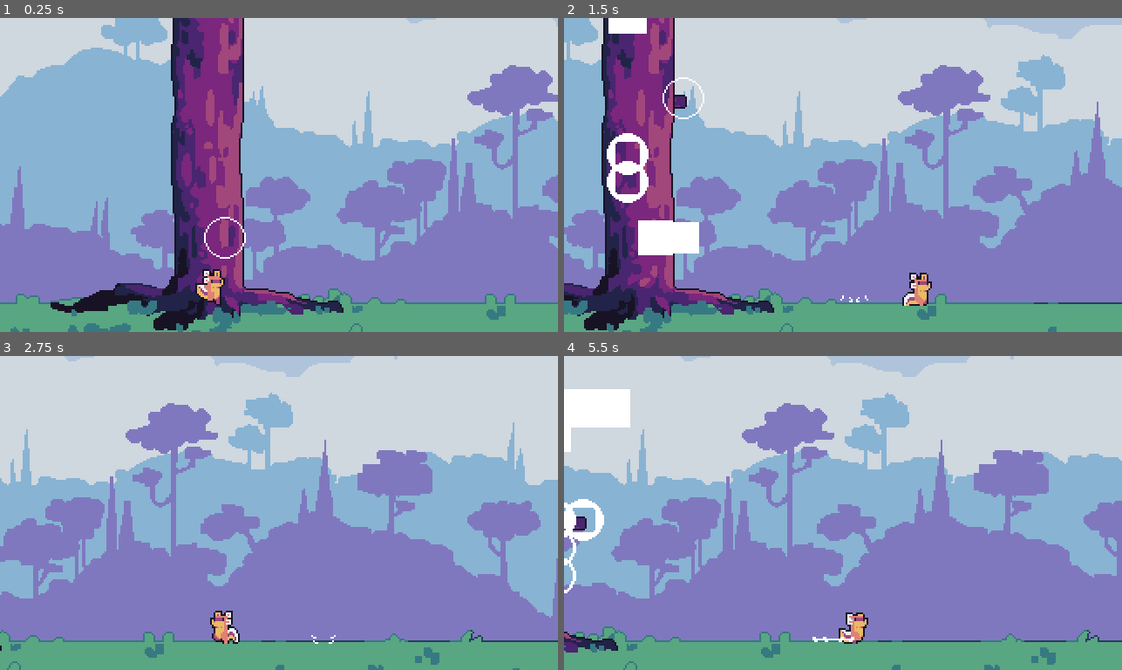
Above: before the commit, frames 1-4 (two rows, left to right).
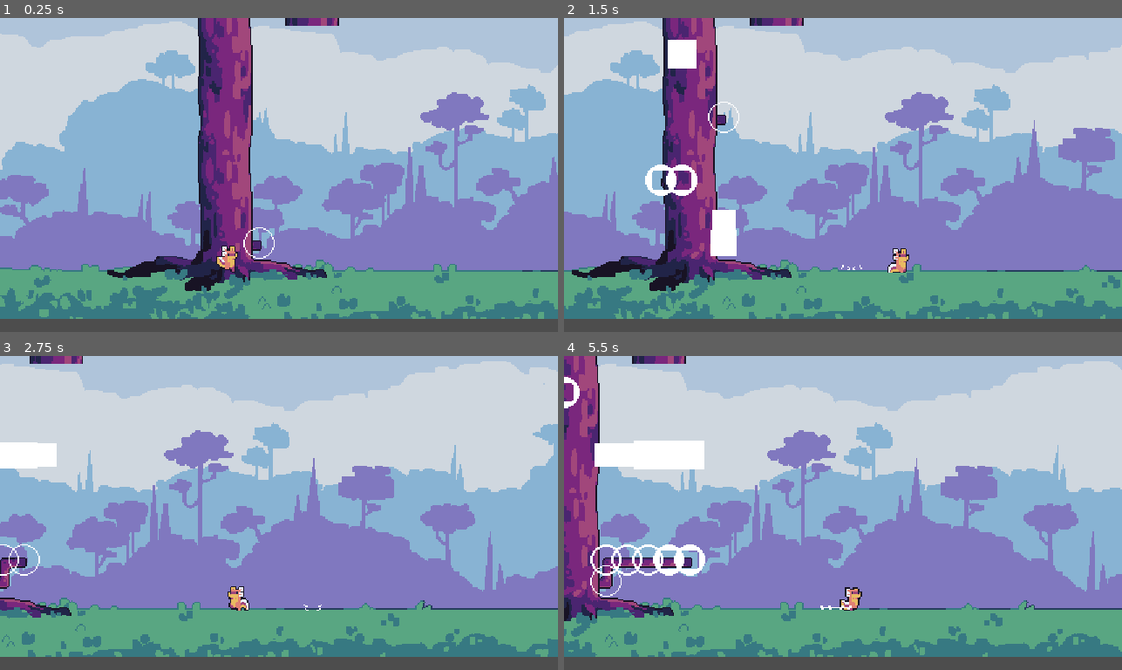
Above: after the commit, the same moments.

Repository: KralikoGames/LudumDare2022
Game: Godot game, scene res://LevelTwo.tscn
The game is run twice, just before and just after one commit, with the same random seed, the same clock (stepped at 60 frames per second) and the same inputs.
Inputs:
- Up to frame 1 (0.25 s): no input
- Up to frame 2 (1.5 s): tap Enter (ui_accept) at 0.5, 0.77 s; hold Right (ui_right) from 0.53 s (still down)
- Up to frame 3 (2.75 s): tap Enter (ui_accept) at 1.52 s; release Right (ui_right) at 2.03 s; hold Left (ui_left) from 2.03 s (still down)
- Up to frame 4 (5.5 s): release Left (ui_left) at 2.78 s; hold Right (ui_right) 2.78-4.28 s; tap Enter (ui_accept) at 3.02, 3.77, 4.52 s; hold Left (ui_left) 4.28-5.03 s; hold Right (ui_right) from 5.03 s (still down)

The runs differ from the first frame. In frame 1, 55% of the frame differs, in the area x 0-100%, y 0-100%; in frame 2, 57%; in frame 3, 47%; in frame 4, 52%.

Commit message:
Working on fruits and new game

Diff:
--- a/AlexFullGrowth.gd
+++ b/AlexFullGrowth.gd
@@ -9,23 +9,34 @@
 
 @onready var grow_pop = preload("res://Scenes/GrowPop.tscn")
 @onready var fruit = preload("res://Scenes/Fruit.tscn")
+@onready var chungus_fruit = preload("res://Scenes/ChungusFruit.tscn")
+var all_cells = []
 
 func _ready():
+	grow_tree()
+#	await get_tree().create_timer(5).timeout
+#	clear_cells()
+
+
+func grow_tree():
 	var height_offset = (LEAF_SPACING-2)*BRANCH_NUMBER
 	for i in range(GROW_PHASES):
 		randomize()
-		run_grow(-1*height_offset*i)
+		run_grow_phase(-1*height_offset*i)
 		await get_tree().create_timer(10).timeout
+	# Grow Chungus
+	await get_tree().create_timer(3).timeout
+	grow_chungus()
 
-func run_grow(base_height):
+func run_grow_phase(base_height):
 	# Add starting node for each branch
 	var branch_tiles = []
 	var grow_direction = []
 	var grow_wait = float(10)/GROW_CYCLES/BRANCH_NUMBER
-	print(grow_wait)
 	for branch in range(BRANCH_NUMBER):
 		var root_cell = Vector2i(0, base_height - BRANCH_OFFSET*branch)
 		branch_tiles.append([root_cell])
+		all_cells.append(root_cell)
 		if branch%2:
 			grow_direction.append("left")
 		else:
@@ -50,6 +61,7 @@
 			var last_cell = branch_tiles[branch][cycle]
 			var new_cell = Vector2i(last_cell.x + change_x, last_cell.y + change_y)
 			branch_tiles[branch].append(new_cell)
+			all_cells.append(new_cell)
 
 			# Grow branch and wait
 			$AlexBranches.set_cells_terrain_connect(0, branch_tiles[branch], 0, 0)
@@ -64,7 +76,9 @@
 			var platform_array = [platform_location]
 			grow_effect(platform_location)
 			for i in range(-platform_size/2, platform_size/2, 1):
-				platform_array.append(Vector2i(platform_location.x + i, platform_location.y))
+				var new_cell = Vector2i(platform_location.x + i, platform_location.y)
+				platform_array.append(new_cell)
+				all_cells.append(new_cell)
 			$AlexLeaves.set_cells_terrain_connect(0, platform_array, 1, 0)
 
 			# Add fruit
@@ -73,6 +87,12 @@
 				var fruit_pos = Vector2i(platform_location.x, platform_location.y -1)
 				grow_fruit(fruit_pos)
 
+
+#func clear_cells():
+#	for cell in all_cells:
+#		if $AlexBranches.has_cell(cell):
+#			$AlexBranches.remove_cell(cell)
+#	all_cells = []
 
 
 func grow_effect(cell_position):
@@ -92,3 +112,12 @@
 	global_tile_pos.x -= 7
 	global_tile_pos.y -= 4
 	thing.global_position = global_tile_pos
+
+func grow_chungus():
+	var chungs_location = Vector2(0,-832)
+	var pop = grow_pop.instantiate()
+	var fruit = chungus_fruit.instantiate()
+	get_parent().call_deferred("add_child", pop)
+	get_parent().call_deferred("add_child", fruit)
+	pop.global_position = chungs_location
+	fruit.global_position = chungs_location
--- /dev/null
+++ b/GameManager.gd
@@ -0,0 +1,11 @@
+extends Node2D
+
+
+# Called when the node enters the scene tree for the first time.
+func _ready():
+	pass # Replace with function body.
+
+
+# Called every frame. 'delta' is the elapsed time since the previous frame.
+func _process(delta):
+	pass
--- a/LevelTwo.tscn
+++ b/LevelTwo.tscn
@@ -1,6 +1,7 @@
-[gd_scene load_steps=9 format=3 uid="uid://bllniifxi8xln"]
+[gd_scene load_steps=10 format=3 uid="uid://bllniifxi8xln"]
 
 [ext_resource type="PackedScene" uid="uid://8dodyqng6g74" path="res://Scenes/Level1.tscn" id="1_arp4v"]
+[ext_resource type="Script" path="res://GameManager.gd" id="1_jes2q"]
 [ext_resource type="PackedScene" uid="uid://dl2h6ldc04slp" path="res://Scenes/MainMusic.tscn" id="1_ucjyb"]
 [ext_resource type="PackedScene" uid="uid://b8lijh3pceq5e" path="res://AlexFullGrowth.tscn" id="2_bisl2"]
 [ext_resource type="PackedScene" uid="uid://bcnaoj83xukrp" path="res://Scenes/Player.tscn" id="2_wsx14"]
@@ -13,7 +14,8 @@
 [sub_resource type="RectangleShape2D" id="RectangleShape2D_jgnfs"]
 size = Vector2(188.25, 1363.5)
 
-[node name="LevelOne" type="Node2D"]
+[node name="LevelTwo" type="Node2D"]
+script = ExtResource("1_jes2q")
 
 [node name="Track1" parent="." instance=ExtResource("1_ucjyb")]
 
@@ -32,7 +34,7 @@
 [node name="Camera" type="Camera2D" parent="."]
 position = Vector2(96, 301)
 current = true
-zoom = Vector2(2, 2)
+zoom = Vector2(1.5, 1.5)
 smoothing_speed = 16.0
 script = ExtResource("4_8h61r")
 
--- /dev/null
+++ b/Scenes/ChungusFruit.gd
@@ -0,0 +1,7 @@
+extends Area2D
+
+func _ready():
+	set_meta("object", "chungus")
+
+func _eat():
+	queue_free()
--- /dev/null
+++ b/Scenes/ChungusFruit.tscn
@@ -0,0 +1,18 @@
+[gd_scene load_steps=4 format=3 uid="uid://tp1u1hrko2p1"]
+
+[ext_resource type="Texture2D" uid="uid://lobrp3pju867" path="res://Art/BigFruit.png" id="1_2smmg"]
+[ext_resource type="Script" path="res://Scenes/ChungusFruit.gd" id="1_6ql61"]
+
+[sub_resource type="CircleShape2D" id="CircleShape2D_6h6gn"]
+radius = 7.0
+
+[node name="Fruit" type="Area2D"]
+texture_filter = 1
+script = ExtResource("1_6ql61")
+
+[node name="CollisionShape2d" type="CollisionShape2D" parent="."]
+position = Vector2(0, 5)
+shape = SubResource("CircleShape2D_6h6gn")
+
+[node name="Sprite2d" type="Sprite2D" parent="."]
+texture = ExtResource("1_2smmg")
--- a/Scenes/Fruit.gd
+++ b/Scenes/Fruit.gd
@@ -1,10 +1,17 @@
 extends Area2D
 
 func _ready():
+	set_meta("object", "fruit")
 	var type_roll = randi()%3
 	if type_roll == 0:
+		set_meta("type", "blue")
 		$AnimatedSprite2d.play("blue")
 	elif type_roll == 1:
+		set_meta("type", "red")
 		$AnimatedSprite2d.play("red")
 	else:
+		set_meta("type", "yellow")
 		$AnimatedSprite2d.play("yellow")
+
+func _eat():
+	$AnimatedSprite2d.play("picked")
--- a/Scenes/Player.tscn
+++ b/Scenes/Player.tscn
@@ -18,6 +18,9 @@
 radius = 8.0
 height = 18.0
 
+[sub_resource type="RectangleShape2D" id="RectangleShape2D_glnfn"]
+size = Vector2(14, 17)
+
 [node name="Player" type="CharacterBody2D"]
 script = ExtResource("1_r1x3q")
 
@@ -28,8 +31,7 @@
 [node name="AnimatedSprite2d" type="AnimatedSprite2D" parent="."]
 texture_filter = 1
 frames = ExtResource("2_3n5p0")
-animation = &"jump"
-playing = true
+animation = &"idle"
 script = ExtResource("3_y2qh0")
 
 [node name="FootstepRandom" type="Node" parent="AnimatedSprite2d"]
@@ -71,3 +73,9 @@
 volume_db = -9.905
 pitch_scale = 1.81
 script = ExtResource("13_5b1h5")
+
+[node name="TEST" type="Area2D" parent="."]
+
+[node name="CollisionShape2d" type="CollisionShape2D" parent="TEST"]
+position = Vector2(0, 3.5)
+shape = SubResource("RectangleShape2D_glnfn")
--- a/Scripts/Player.gd
+++ b/Scripts/Player.gd
@@ -33,6 +33,11 @@
 var facing = 1
 var jump_stall = false
 var land_stall = false
+
+@onready var area_2d = $TEST
+
+func _ready():
+	area_2d.area_entered.connect(_on_enter)
 
 
 func _physics_process(delta):
@@ -119,3 +124,13 @@
 		standing = false
 
 	move_and_slide()
+
+func _on_enter(_body):
+	var object = _body.get_meta("object")
+	print(object)
+	if object == "fruit":
+		var type = _body.get_meta("type")
+		print(type)
+		_body._eat()
+	if object == "chungus":
+		_body._eat()
Not shown: 1 places in Scenes/Player.tscn that only renumber resources
